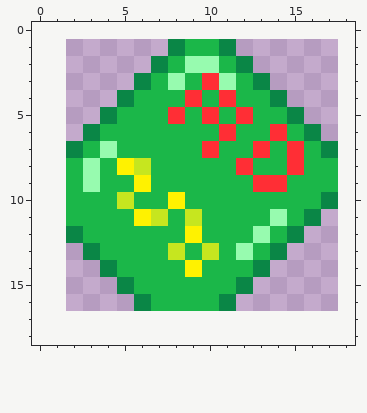
Pixel-art sprite, stored at src/resources/images/trash.png. That is the earlier state.
The file is 16x16 pixels. The old version is drawn lined up with the new one, on the new canvas.
The same view after the edit:
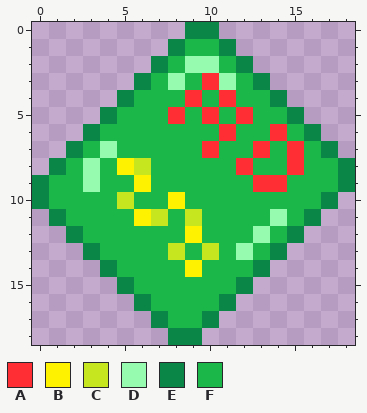
Palette (. is transparent): A #ff2e35  B #fff200  C #c6e61f  D #97fbaf  E #0a8646  F #1bb749
What changed:
canvas 16x16 -> 19x19, the old top-left corner now at 2,1
@@ x 7..12 @@
- 0 ......
+ 0 ..EE..
  1 .EFFE.
@@ x 0..18 @@
  7 ..EFDFFFFFAFFAFAFE.
- 8 ..FDFBCFFFFFAFFAFF.
- 9 ..FDFFBFFFFFFAAFFF.
-10 ..FFFCFFBFFFFFFFFE.
-11 ..FFFFBCFCFFFFDFE..
+ 8 .EFDFBCFFFFFAFFAFFE
+ 9 EFFDFFBFFFFFFAAFFFE
+10 EFFFFCFFBFFFFFFFFE.
+11 .EFFFFBCFCFFFFDFE..
 12 ..EFFFFFFBFFFDFE...
@@ x 5..12 @@
 16 .EFFFFE.
-17 ........
-18 ........
+17 ..EFFE..
+18 ...EE...
